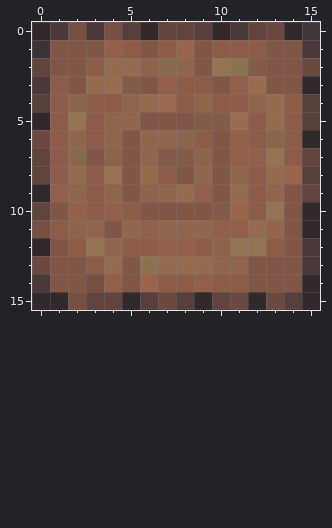
Edited in one commit: pixel-art sprite (ass/textures/block/dark_oak_log_top.png). Above, as it was before the edit.
The file is 16x16 pixels. Colours within 5 levels of each other are drawn and written as one.
Now the later version:
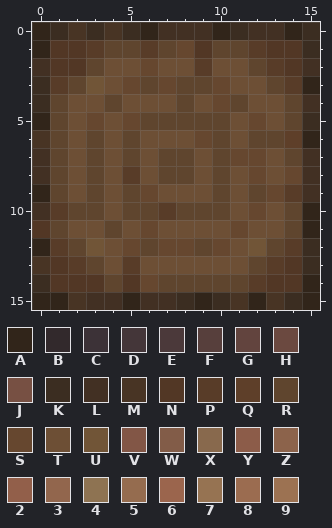
Palette (. is transparent): A #31251a  B #32292c  C #3c3237  D #443639  E #4b393a  F #573f3c  G #62443e  H #6b4940  J #775043  K #3b2d21  L #423023  M #483424  N #523725  P #583c28  Q #5e3f29  R #5f452e  S #66472f  T #6d4f35  U #715537  V #825646  W #825c48  X #88694d  Y #8c5c49  Z #8c634b  2 #925f4a  3 #92664d  4 #8e7352  5 #956c4f  6 #9b654d  7 #967352  8 #9b6c50  9 #9c7252
Commit message: Dark and normal oak colour adjustments
The exact change:
Changed rows in their new state; - is an unchanged pixel.
first column x 0:
 0 AKMKMKALLLAKLLAK
 1 ANNPRRPRSNRRPNNK
 2 LNNRTTSTTPTTRPNL
 3 KPRUTSRSRRSTTRPA
 4 KRTTRTTTRTSRTTRL
 5 ARTSTSRRRRRTSTRK
 6 MRTRTRTTTSRTRRQA
 7 LRTRTRTRRTRSSTRL
 8 LRTRTPTRRTRTSTSL
 9 ARTRTRSTTTRTRSPL
10 LPRRTRRPRRRTSTRA
11 NRTTRTSTTTTSTTRA
12 APRUTSRSSRSTURPK
13 MNPRTPTTTTTTRPNK
14 KNNNRNSRRRRRPNNA
15 AAMLLALLKAKMAMKA
Boxes around the changes in both pictures, in picture pixels (x1, y1, x2, y2):
changed: (32, 22, 320, 310)
